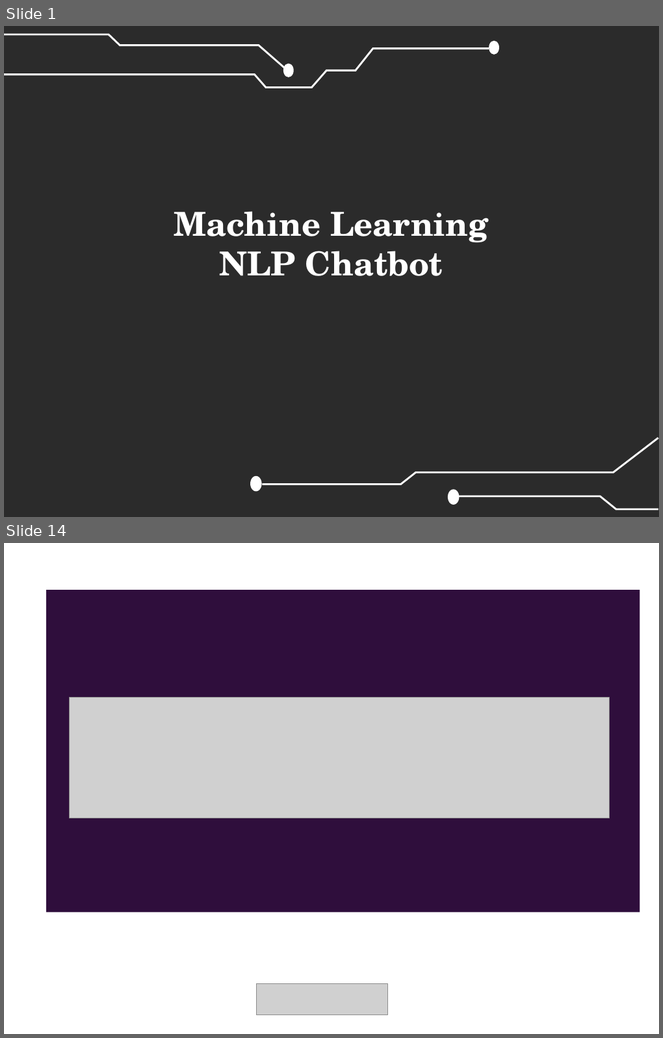
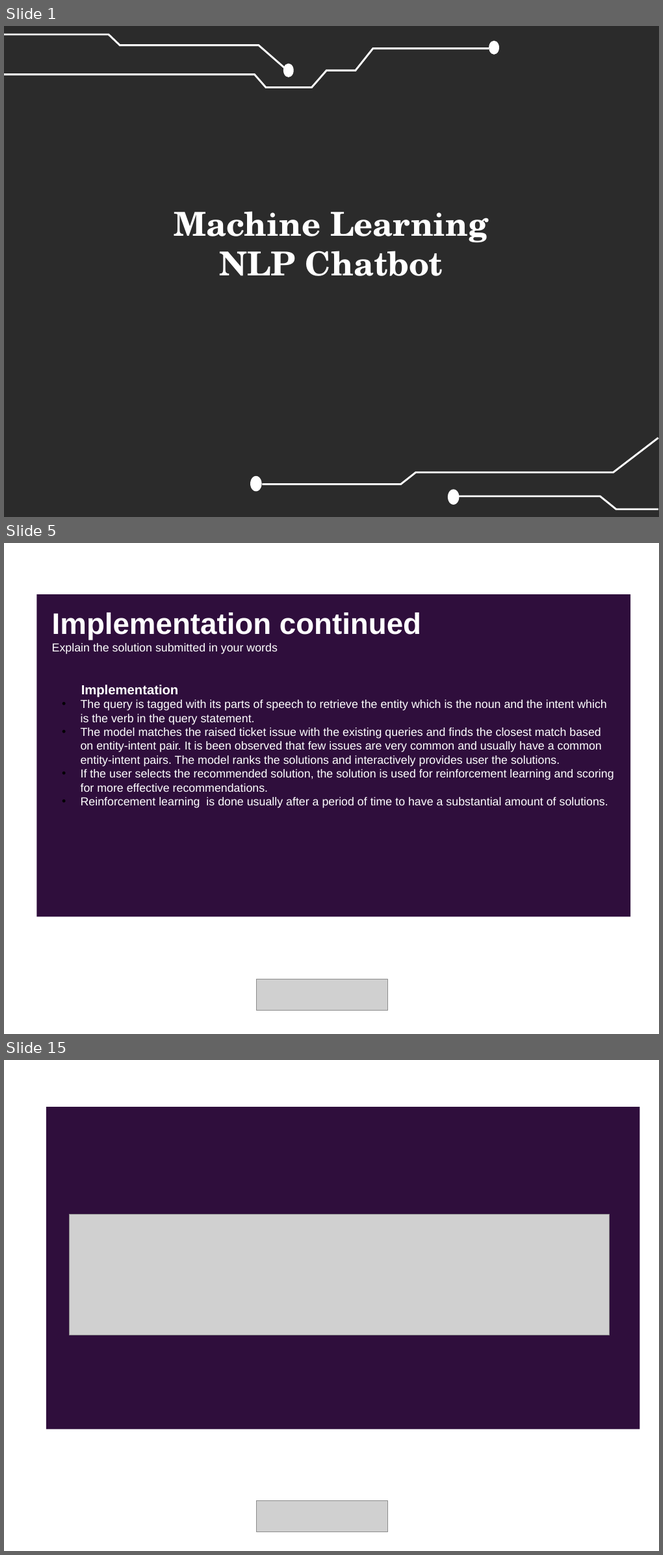
Before and after one commit to Snehashish30/NLP_chatbot, a slide deck: SolutionPresentation.pptx. Shown one above the other, each under a label of ours: slides 1 and 14 before the commit, slides 1, 5 and 15 after it; the slides between them are not shown. The pictures are 663x1038 and 663x1555 pixels, drawn with LibreOffice and Linux fonts; fonts in the diff are those of the drawing; grey boxes stand for pictures; background and template pictures are left out; a plain dark background stands for a picture behind light text. Boxes give left, top, right and bottom in pixels: in the first picture for what was removed or moved away, otherwise in the second. Text is boxed around its words. In the diff, an @@ line names an element or a change of style, - is before the commit and + after.

```diff
--- a/SolutionPresentation.pptx
+++ b/SolutionPresentation.pptx
@@ slide 5 added at box(4, 543, 659, 1034), background #FFFFFF @@
@@ rectangle added at box(36, 595, 631, 917), fill #2F0E3C @@
@@ text added at box(52, 613, 421, 654), 14 pt, text #FFFFFF @@
+Implementation continued
+Explain the solution submitted in your words
@@ text added at box(81, 685, 614, 808), 14 pt, text #FFFFFF @@
+Implementation
+• The query is tagged with its parts of speech to retrieve the entity which is the noun and the intent which is the verb in the query statement.
+• The model matches the raised ticket issue with the existing queries and finds the closest match based on entity-intent pair. It is been observed that few issues are very common and usually have a common entity-intent pairs. The model ranks the solutions and interactively provides user the solutions.
+• If the user selects the recommended solution, the solution is used for reinforcement learning and scoring for more effective recommendations.
+• Reinforcement learning is done usually after a period of time to have a substantial amount of solutions.
@@ picture added at box(257, 979, 388, 1011) @@
@@ what was slide 14 is now slide 15 @@
```
Also in this commit, not shown: 11 slides changed, 1 other slide added, 1 slide removed, 14 other files.
